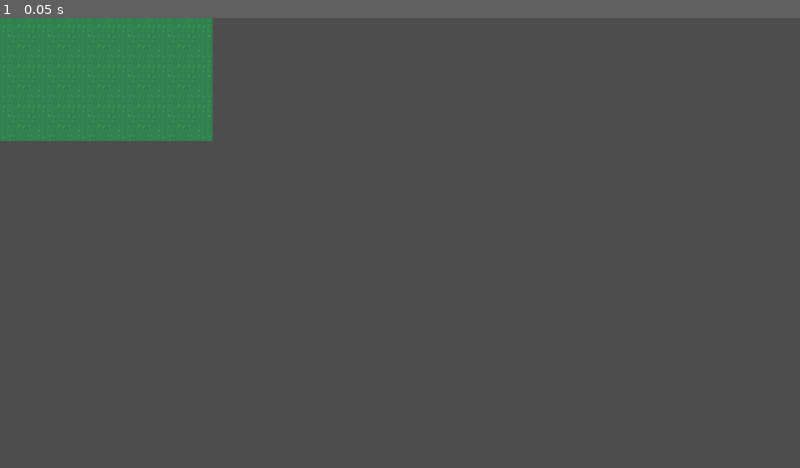
Above: before the commit, frame 1.
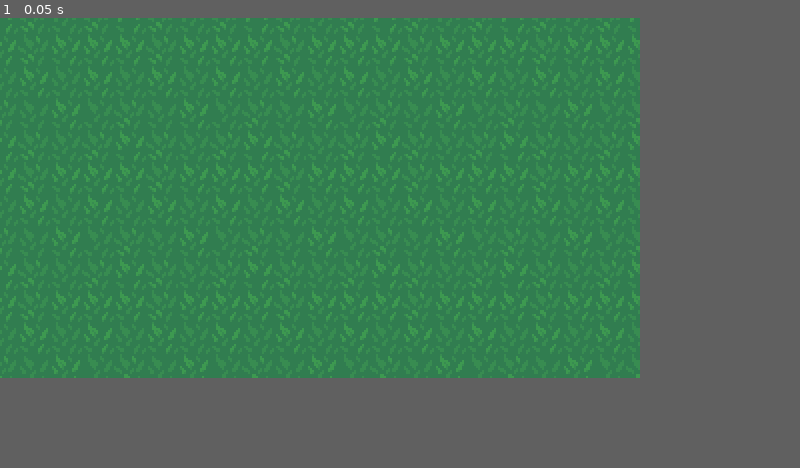
Above: after the commit, the same moment.

Repository: vinibeloni/godot-4
Game: Godot game, scene res://world/World.tscn
The game is run twice, just before and just after one commit, with the same random seed, the same clock (stepped at 60 frames per second) and the same inputs. Before the commit the project has no main scene; this scene is started directly in both runs.
Inputs:
- Up to frame 1 (0.05 s): no input
In our replay, the window is 800x450 before the commit and 640x360 after it. These sizes can differ from the game's own. Grey fills any space a smaller window leaves; there, only what the larger window draws over its background counts as a difference.

The runs differ from the first frame. In frame 1, 57% of the frame differs, in the area x 0-80%, y 0-80%.

Commit message:
fix game play mode

Diff:
--- a/project.godot
+++ b/project.godot
@@ -11,6 +11,7 @@
 [application]
 
 config/name="godot-learning-rpg-4.0"
+run/main_scene="res://world/World.tscn"
 config/features=PackedStringArray("4.1", "Forward Plus")
 config/icon="res://icon.svg"
 
@@ -20,6 +21,7 @@
 window/size/viewport_height=180
 window/size/window_width_override=1280
 window/size/window_height_override=720
+window/stretch/mode="canvas_items"
 
 [rendering]
 
